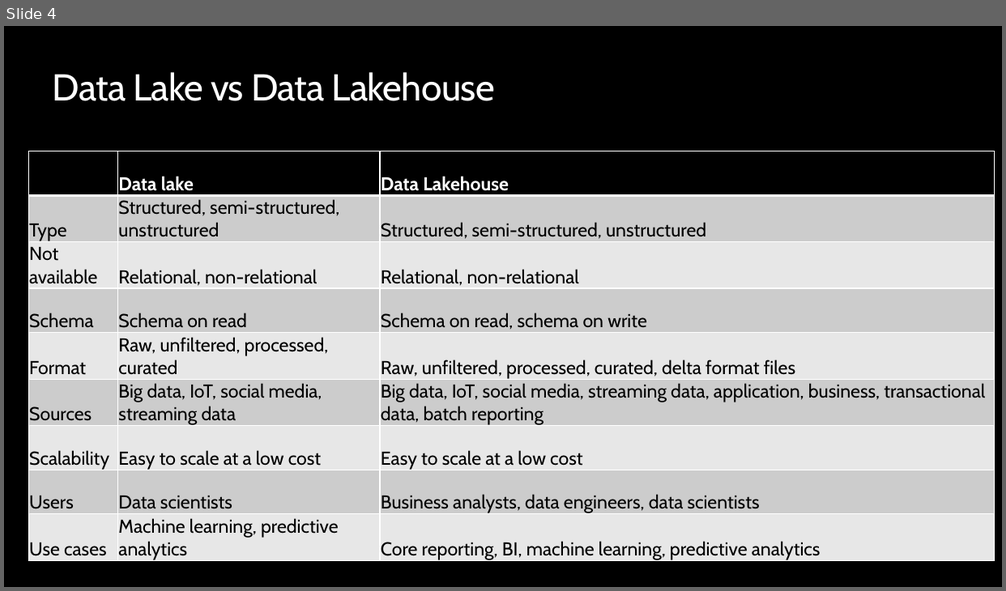
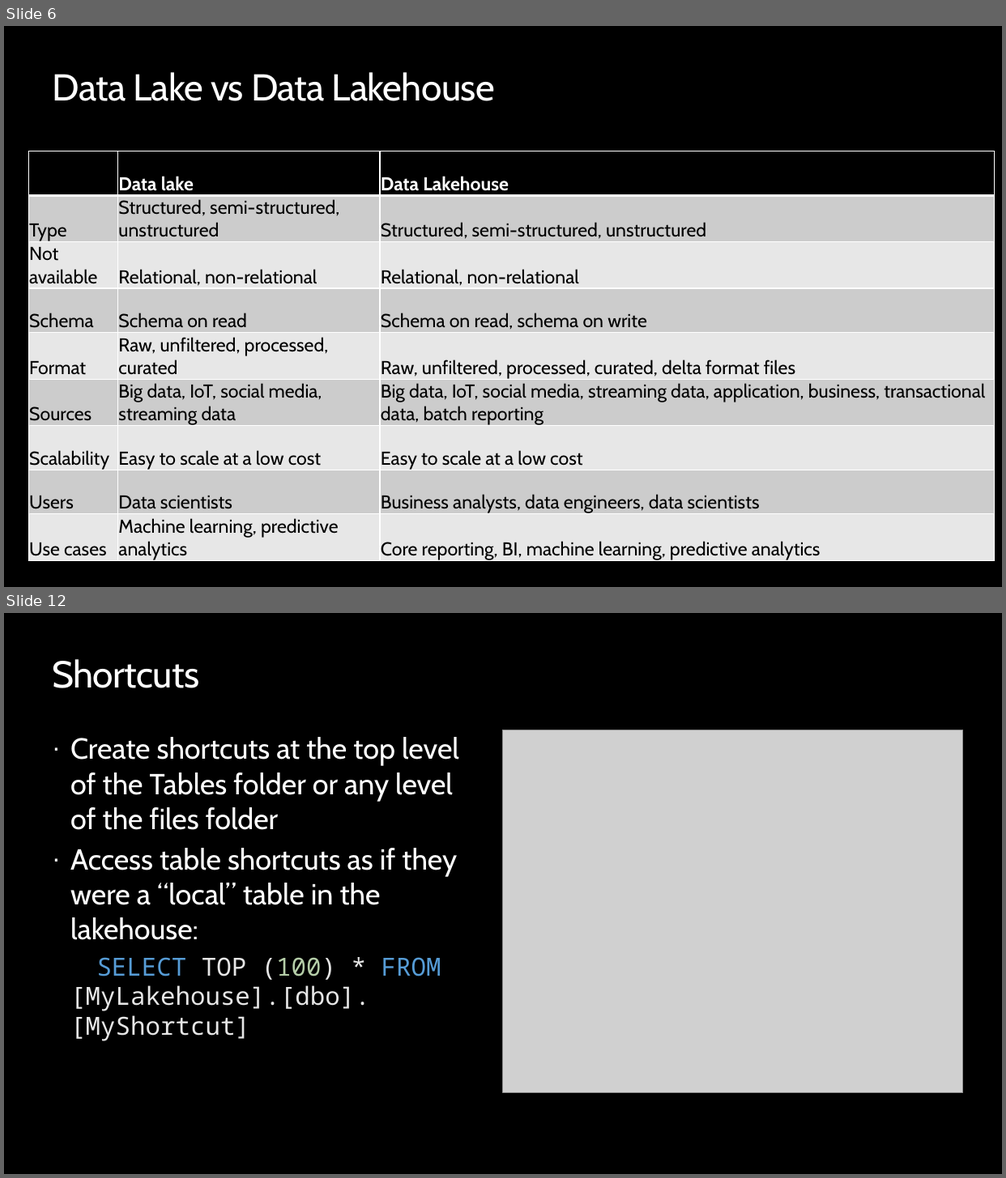
Before and after one commit to opsgility/fabric, a slide deck: slides/Dantoni-Opsgility-MSFabric-Module4.pptx. Shown one above the other, each under a label of ours: slide 4 before the commit, slides 6 and 12 after it; the slides between them are not shown. The pictures are 1006x591 and 1006x1178 pixels, drawn with LibreOffice and Linux fonts; fonts in the diff are those of the drawing; grey boxes stand for pictures; background and template pictures are left out. Boxes give left, top, right and bottom in pixels: in the first picture for what was removed or moved away, otherwise in the second. Text is boxed around its words. In the diff, an @@ line names an element or a change of style, - is before the commit and + after.

```diff
--- a/slides/Dantoni-Opsgility-MSFabric-Module4.pptx
+++ b/slides/Dantoni-Opsgility-MSFabric-Module4.pptx
@@ slide 12 added at <box>4,613,1002,1174</box>, background #000000 @@
@@ title added at <box>52,659,199,688</box>, 36 pt, text #FFFFFF @@
+Shortcuts
@@ picture added at <box>503,730,964,1093</box> @@
@@ text added at <box>70,737,459,1041</box>, 28 pt, text #FFFFFF @@
+· Create shortcuts at the top level of the Tables folder or any level of the files folder
+· Access table shortcuts as if they were a “local” table in the lakehouse:
+SELECT TOP (100) * FROM [MyLakehouse].[dbo].[MyShortcut]
@@ what was slide 4 is now slide 6 @@
```
Also in this commit, not shown: 3 slides changed, 7 other slides added, 2 slides removed, 4 other files.
